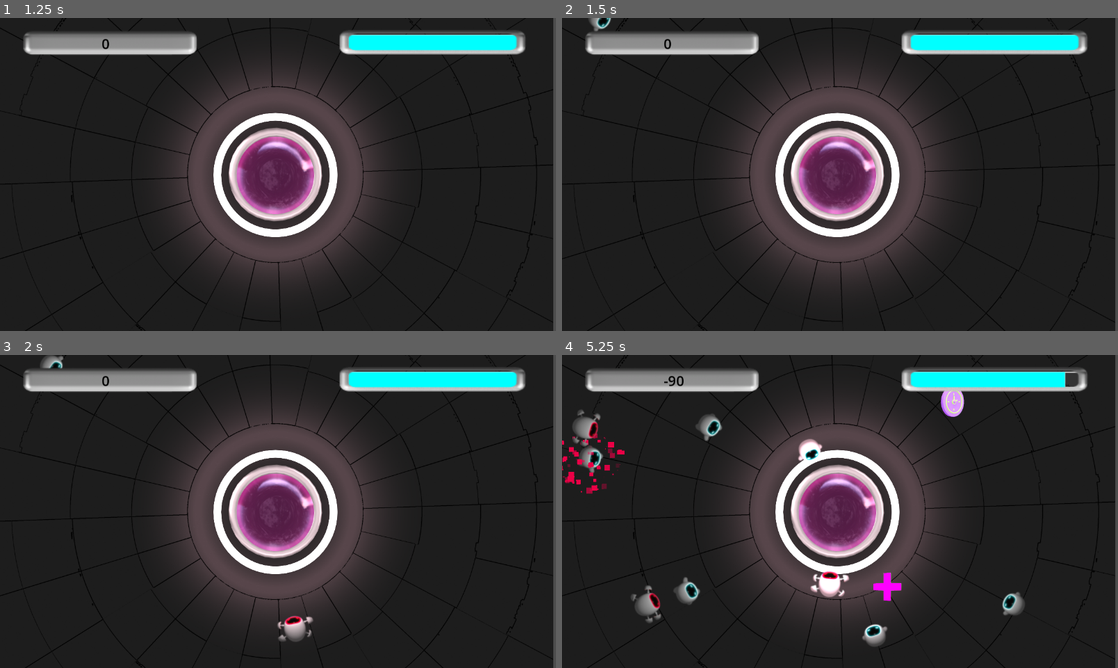
Above: before the commit, frames 1-4 (two rows, left to right).
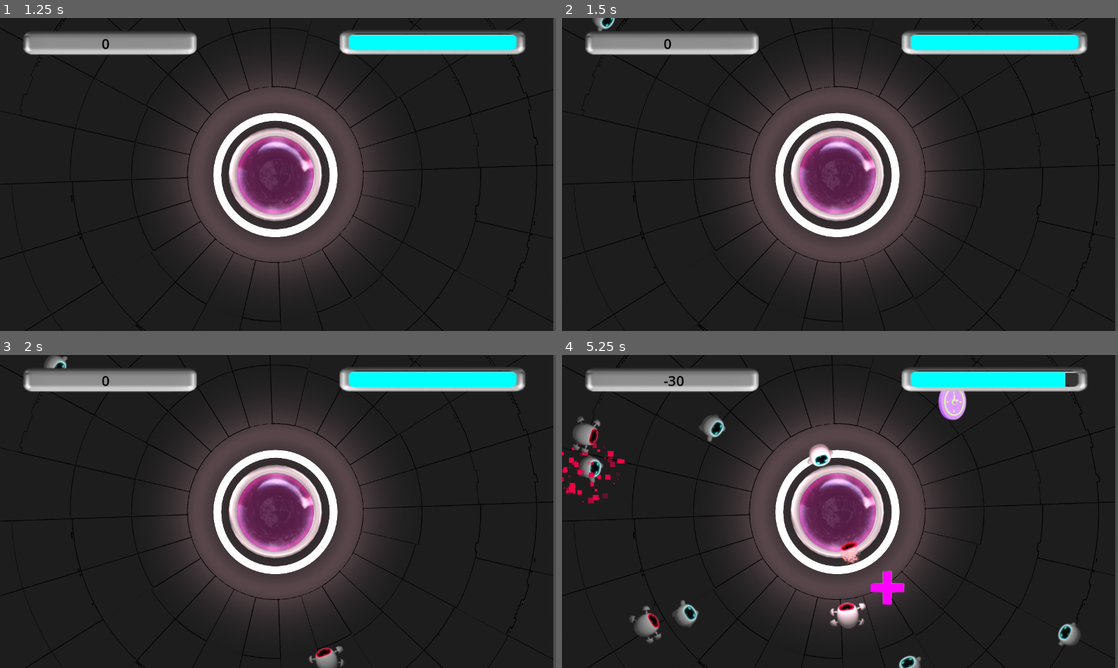
Above: after the commit, the same moments.

Repository: xtaft/fix-the-bug-project
Game: Godot game, scene res://fix_the_bug_minigame/fix_the_bug_main.tscn
Two runs of this game, one before a commit and one after it. Both use one fixed random seed, a clock stepped at 60 frames per second and the inputs below.
Inputs (mouse positions are in pixels of both pictures, inside the frame that each line leads up to):
- Up to frame 1 (1.25 s): tap Enter at 0.5 s; move the mouse to (278, 212) at 0.52 s; click (278, 212) at 0.67 s
- Up to frame 2 (1.5 s): tap Space at 1.25 s; move the mouse to (728, 190) at 1.27 s; click (728, 190) at 1.42 s
- Up to frame 3 (2 s): no input
- Up to frame 4 (5.25 s): move the mouse to (612, 364) at 2.02 s; click (612, 364) at 2.17 s; move the mouse to (773, 373) at 2.77 s; click (773, 373) at 2.92 s; move the mouse to (634, 621) at 3.52 s; click (634, 621) at 3.67 s; move the mouse to (1045, 621) at 4.27 s; click (1045, 621) at 4.42 s; move the mouse to (584, 458) at 5.02 s; click (584, 458) at 5.17 s

Frame 1 is identical in both runs. In frame 2, 0.1% of the frame differs, in the area x 4-10%, y 0-5%; in frame 3, 0.8%; in frame 4, 5.1%, in the area x 0-94%, y 6-100%.

Commit message:
bonus adjustments

Diff:
--- a/fix_the_bug_minigame/bonuses/bonus.tscn
+++ b/fix_the_bug_minigame/bonuses/bonus.tscn
@@ -1,10 +1,10 @@
 [gd_scene load_steps=14 format=3 uid="uid://objmy2rjtptu"]
 
 [ext_resource type="Script" path="res://fix_the_bug_minigame/bonuses/Bonus.gd" id="1_87lot"]
-[ext_resource type="Texture2D" uid="uid://cyrf2u86crfa5" path="res://fix_the_bug_minigame/bonuses/timeBonus.png" id="2_4d4dp"]
-[ext_resource type="Texture2D" uid="uid://dg6nvvgjapab5" path="res://fix_the_bug_minigame/bonuses/healthBonus (2).png" id="3_5e1pb"]
-[ext_resource type="Texture2D" uid="uid://dwjmtuj5ie1x4" path="res://fix_the_bug_minigame/bonuses/copilotBonus.png" id="4_kuina"]
-[ext_resource type="Texture2D" uid="uid://bxkbte2vbwqbu" path="res://fix_the_bug_minigame/bonuses/coinBonus.png" id="5_8xmd0"]
+[ext_resource type="Texture2D" uid="uid://bla6tujs5vwaq" path="res://fix_the_bug_minigame/bonuses/bonus_copilot.png" id="2_cuhku"]
+[ext_resource type="Texture2D" uid="uid://bcw5fp6iewlr6" path="res://fix_the_bug_minigame/bonuses/bonus_time.png" id="2_dbxdx"]
+[ext_resource type="Texture2D" uid="uid://bwthrpqhpvdy0" path="res://fix_the_bug_minigame/bonuses/bonus_health.png" id="2_ec3uo"]
+[ext_resource type="Texture2D" uid="uid://b2wmpcme1aj7q" path="res://fix_the_bug_minigame/bonuses/bonus_coins.png" id="2_noat1"]
 
 [sub_resource type="CircleShape2D" id="CircleShape2D_nxidb"]
 radius = 53.0094
@@ -38,7 +38,7 @@
 "times": PackedFloat32Array(0),
 "transitions": PackedFloat32Array(1),
 "update": 1,
-"values": [ExtResource("5_8xmd0")]
+"values": [ExtResource("2_noat1")]
 }
 tracks/1/type = "value"
 tracks/1/imported = false
@@ -79,7 +79,7 @@
 "times": PackedFloat32Array(0),
 "transitions": PackedFloat32Array(1),
 "update": 1,
-"values": [ExtResource("4_kuina")]
+"values": [ExtResource("2_cuhku")]
 }
 tracks/1/type = "value"
 tracks/1/imported = false
@@ -120,7 +120,7 @@
 "times": PackedFloat32Array(0),
 "transitions": PackedFloat32Array(1),
 "update": 1,
-"values": [ExtResource("3_5e1pb")]
+"values": [ExtResource("2_ec3uo")]
 }
 tracks/1/type = "value"
 tracks/1/imported = false
@@ -161,7 +161,7 @@
 "times": PackedFloat32Array(0),
 "transitions": PackedFloat32Array(1),
 "update": 1,
-"values": [ExtResource("2_4d4dp")]
+"values": [ExtResource("2_dbxdx")]
 }
 tracks/1/type = "value"
 tracks/1/imported = false
@@ -198,8 +198,8 @@
 }
 
 [sub_resource type="CapsuleShape2D" id="CapsuleShape2D_lrkgb"]
-radius = 27.9697
-height = 63.5076
+radius = 48.0
+height = 96.0
 
 [node name="Bonus" type="Area2D"]
 script = ExtResource("1_87lot")
@@ -213,8 +213,9 @@
 autostart = true
 
 [node name="Sprite2D" type="Sprite2D" parent="."]
-scale = Vector2(0.5, 0.5)
-texture = ExtResource("2_4d4dp")
+position = Vector2(0, 2)
+scale = Vector2(1.2, 1.2)
+texture = ExtResource("2_dbxdx")
 hframes = 30
 
 [node name="AnimationPlayer" type="AnimationPlayer" parent="."]
@@ -225,7 +226,6 @@
 [node name="BonusArea" type="Area2D" parent="."]
 
 [node name="CollisionShape2D" type="CollisionShape2D" parent="BonusArea"]
-position = Vector2(-5.88627, 0.140152)
 shape = SubResource("CapsuleShape2D_lrkgb")
 
 [connection signal="timeout" from="visibilityTimer" to="." method="_on_visibility_timer_timeout"]
--- a/fix_the_bug_minigame/spawner.tscn
+++ b/fix_the_bug_minigame/spawner.tscn
@@ -4,7 +4,7 @@
 
 [sub_resource type="Curve2D" id="Curve2D_ty2jr"]
 _data = {
-"points": PackedVector2Array(0, 0, 0, 0, 0, 0, 0, 0, 0, 0, 1152, 0, 0, 0, 0, 0, 1152, 648, 0, 0, 0, 0, 0, 648, 0, 0, 0, 0, 0, 0)
+"points": PackedVector2Array(0, 0, 0, 0, 0, 0, 0, 0, 0, 0, 1280, 0, 0, 0, 0, 0, 1280, 720, 0, 0, 0, 0, 0, 720, 0, 0, 0, 0, 0, 0)
 }
 point_count = 5
 
Binary file added: fix_the_bug_minigame/bonuses/bonus_coins.png
Not shown, added: fix_the_bug_minigame/bonuses/bonus_coins.png.import
Binary file added: fix_the_bug_minigame/bonuses/bonus_copilot.png
Not shown, added: fix_the_bug_minigame/bonuses/bonus_copilot.png.import
Binary file added: fix_the_bug_minigame/bonuses/bonus_health.png
Not shown, added: fix_the_bug_minigame/bonuses/bonus_health.png.import
Binary file added: fix_the_bug_minigame/bonuses/bonus_time.png
Not shown, added: fix_the_bug_minigame/bonuses/bonus_time.png.import
